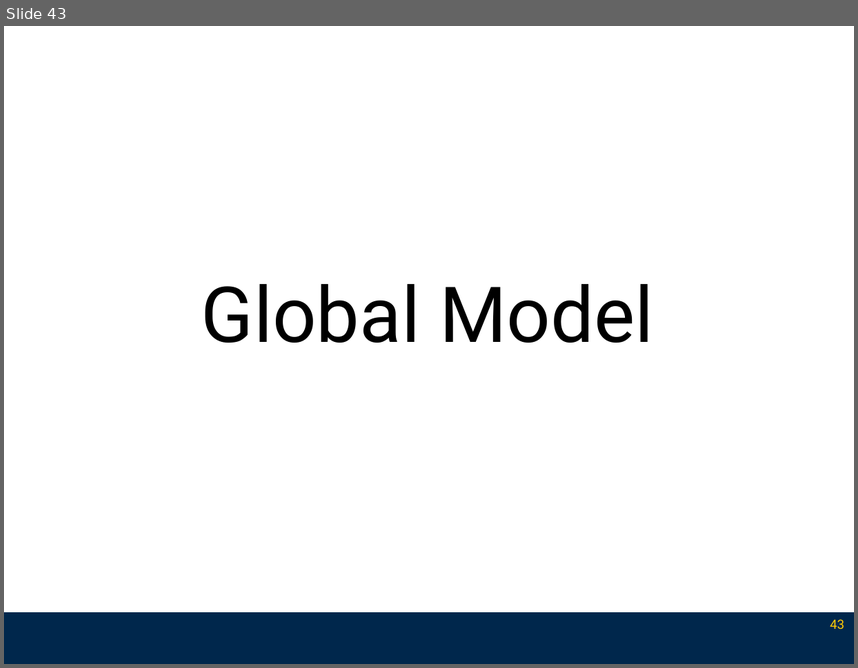
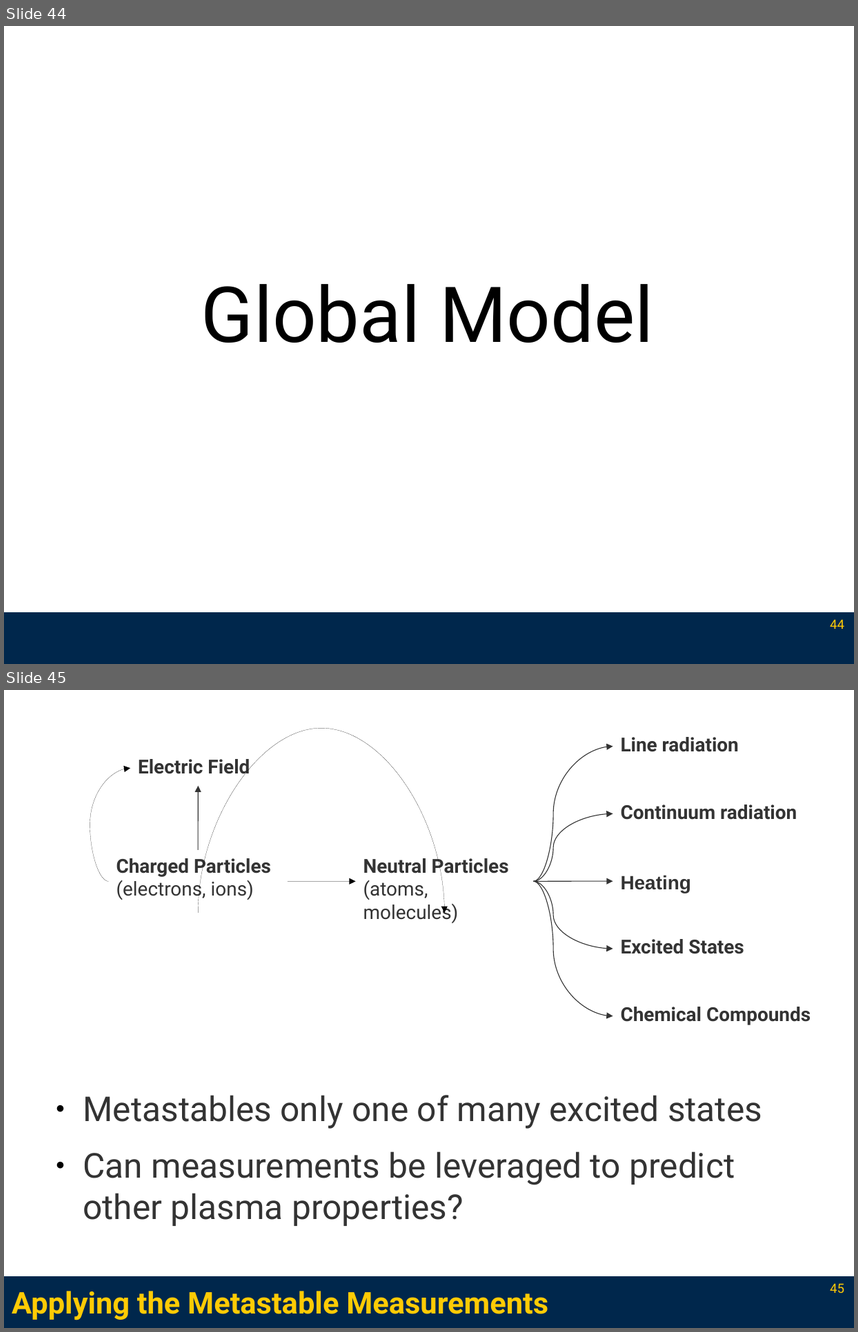
Before and after one commit to l3enny/dissertation, a slide deck: defense/presentation_annotated.odp. Shown one above the other, each under a label of ours: slide 43 before the commit, slides 44 and 45 after it. The pictures are 858x668 and 858x1332 pixels, drawn with LibreOffice and Linux fonts; fonts in the diff are those of the drawing. Boxes give left, top, right and bottom in pixels: in the first picture for what was removed or moved away, otherwise in the second. Text is boxed around its words. In the diff, an @@ line names an element or a change of style, - is before the commit and + after.

```diff
--- a/defense/presentation_annotated.odp
+++ b/defense/presentation_annotated.odp
@@ slide 45 added at (x1=4, y1=690, x2=854, y2=1328), background #FFFFFF; not listed: 1 template element that a slide beside it also shows @@
@@ curved arrow added from (533, 881) to (613, 747), #333333 0.71 pt @@
@@ text added at (x1=621, y1=737, x2=739, y2=752), 18 pt, text #333333, bold @@
+Line radiation
@@ curved arrow added from (109, 881) to (130, 768), #000000 0 pt @@
@@ text added at (x1=138, y1=759, x2=250, y2=778), 18 pt, text #333333, bold @@
+Electric Field
@@ curved arrow added from (199, 849) to (199, 786), #333333 0.71 pt @@
@@ curved arrow added from (533, 881) to (613, 814), #333333 0.71 pt @@
@@ text added at (x1=621, y1=805, x2=797, y2=820), 18 pt, text #333333, bold @@
+Continuum radiation
@@ curved arrow added from (199, 913) to (444, 913), #000000 0 pt @@
@@ text added at (x1=116, y1=855, x2=271, y2=900), 18 pt, text #333333, bold @@
+Charged Particles
+(electrons, ions)
@@ text added at (x1=363, y1=855, x2=509, y2=923), 18 pt, text #333333 @@
+Neutral Particles
+(atoms, molecules)
@@ text added at (x1=621, y1=875, x2=691, y2=893), 18 pt, text #333333, bold @@
+Heating
@@ curved arrow added from (288, 881) to (356, 881), #000000 0 pt @@
@@ curved arrow added from (533, 881) to (613, 949), #333333 0.71 pt @@
@@ curved arrow added from (533, 881) to (613, 1016), #333333 0.71 pt @@
@@ curved arrow added from (533, 881) to (613, 881), #333333 0.71 pt @@
@@ text added at (x1=621, y1=939, x2=744, y2=954), 18 pt, text #333333, bold @@
+Excited States
@@ text added at (x1=621, y1=1007, x2=811, y2=1025), 18 pt, text #333333, bold @@
+Chemical Compounds
@@ text added at (x1=83, y1=1095, x2=762, y2=1226), 32 pt, text #333333 @@
+● Metastables only one of many excited states
+● Can measurements be leveraged to predict other plasma properties?
@@ page number added at (x1=830, y1=1283, x2=844, y2=1293), 12 pt, text #FFCB05 @@
+45
@@ title added at (x1=12, y1=1291, x2=548, y2=1321), 28 pt, text #FFCB05, bold @@
+Applying the Metastable Measurements
@@ what was slide 43 is now slide 44 @@
@@ page number at (x1=830, y1=619, x2=844, y2=629): text changed @@
-43
+44
```
Also in this commit, not shown: 1 slide changed, 22 other slides added, 4 slides removed, 20 other files.
